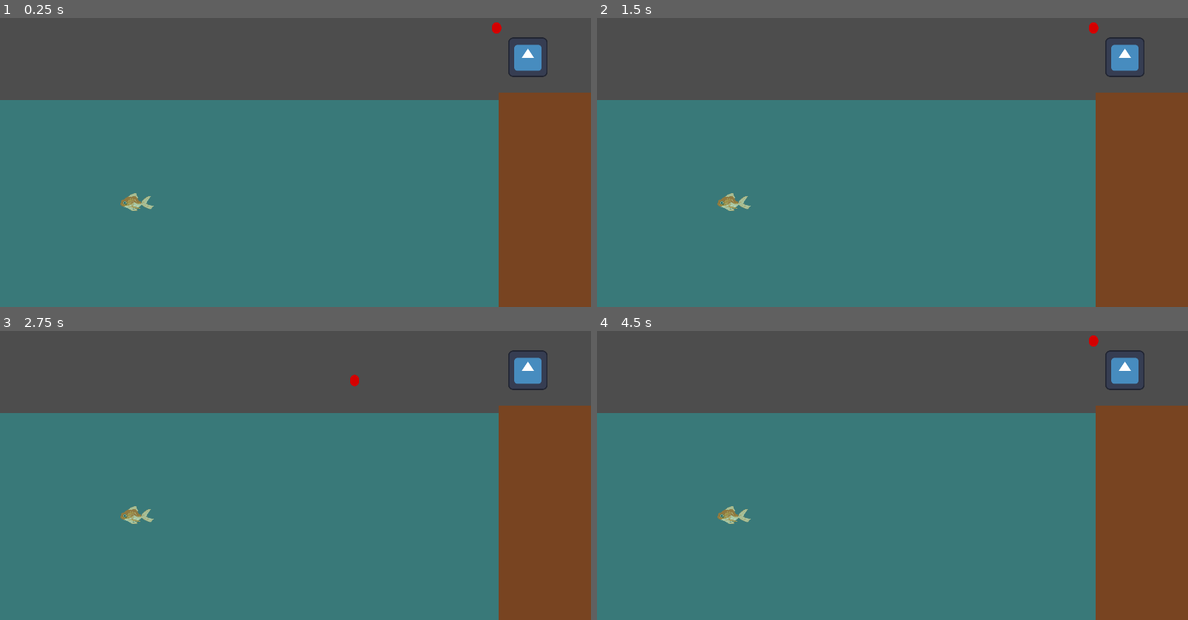
Above: before the commit, frames 1-4 (two rows, left to right).
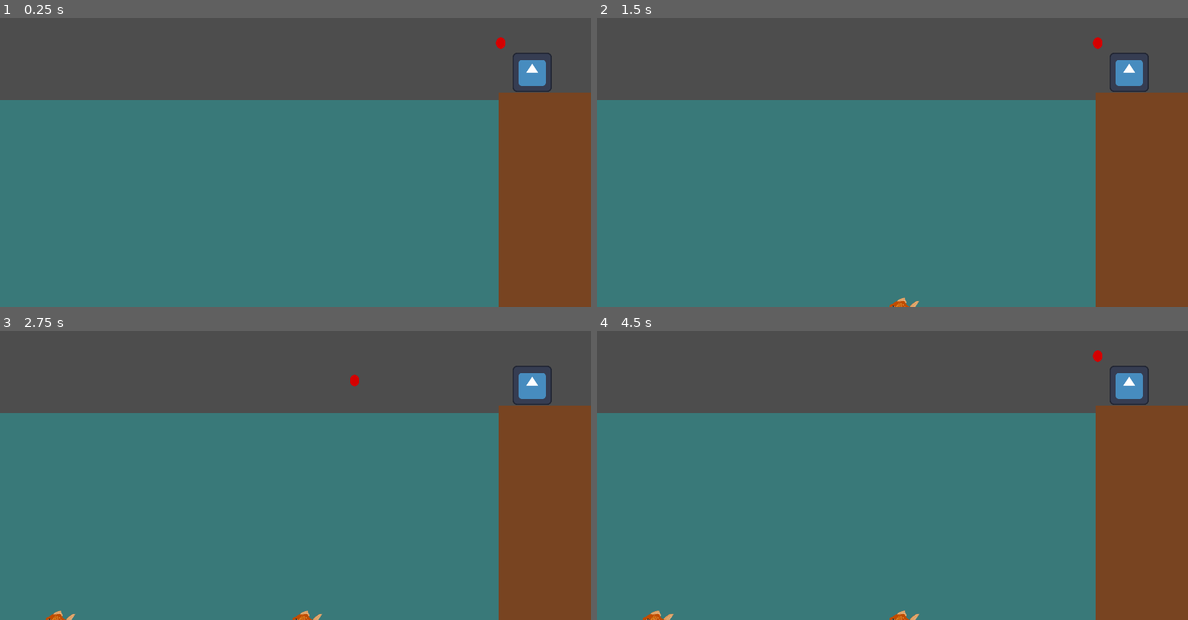
Above: after the commit, the same moments.

Repository: RajwolChapagain/Fishing-Mini-Game
Game: Godot game, scene res://main.tscn
Two runs of this game, one before a commit and one after it. Both use one fixed random seed, a clock stepped at 60 frames per second and the inputs below. The engine's default icon, where the game draws it, is replaced by a stand-in: a white triangle on a blue panel in a dark square.
Inputs (mouse positions are in pixels of both pictures, inside the frame that each line leads up to):
- Up to frame 1 (0.25 s): no input
- Up to frame 2 (1.5 s): tap Enter at 0.5 s; move the mouse to (1022, 124) at 0.52 s; press the mouse at (1022, 124) at 0.53 s; tap Space at 1.25 s; move the mouse to (774, 156) at 1.27 s; release the mouse at (774, 156) at 1.28 s; click (774, 156) at 1.35 s
- Up to frame 3 (2.75 s): tap Enter at 2 s; move the mouse to (354, 380) at 2.02 s; press the mouse at (354, 380) at 2.03 s
- Up to frame 4 (4.5 s): tap Space at 2.75, 4.25 s; move the mouse to (862, 518) at 2.77 s; release the mouse at (862, 518) at 2.78 s; click (862, 518) at 2.85 s; tap Enter at 3.5 s; move the mouse to (1069, 504) at 3.52 s; press the mouse at (1069, 504) at 3.53 s; move the mouse to (715, 403) at 4.27 s; release the mouse at (715, 403) at 4.28 s; click (715, 403) at 4.35 s

The runs differ from the first frame. In frame 1, 1.0% of the frame differs, in the area x 20-94%, y 1-67%; in frame 2, 1.1%; in frame 3, 1.1%; in frame 4, 1.2%, in the area x 7-94%, y 1-100%.

Commit message:
Make spawner spawn fish

Diff:
--- a/Spawner.gd
+++ b/Spawner.gd
@@ -1,4 +1,13 @@
 extends Timer
 
-@export var fishes : Array[PackedScene] ##Contains small and medium fish
+@export var fishes : Array[PackedScene]
 @export var big_fish_scene : PackedScene
+
+
+func _on_timeout():
+	if fishes.size() != 0:
+		var fish = fishes[0].instantiate()
+
+		$Path2D/PathFollow2D.progress_ratio = randf()
+		fish.global_position = $Path2D/PathFollow2D.global_position
+		add_child(fish)
--- a/fish.gd
+++ b/fish.gd
@@ -20,7 +20,6 @@
 
 func _on_vision_radius_area_entered(area):
 	if area.name == "Bobber":
-		print("Fish sees Bobber")
 		target = area.global_position
 
 func _on_move_timer_timeout():
--- a/fish.tscn
+++ b/level1/fish.tscn
@@ -1,7 +1,7 @@
 [gd_scene load_steps=5 format=3 uid="uid://bvawk2vpl1hjl"]
 
-[ext_resource type="Script" path="res://fish.gd" id="1_grt64"]
-[ext_resource type="Texture2D" uid="uid://bcp43dkirynbp" path="res://goldfish_L1.png" id="2_ge7u8"]
+[ext_resource type="Script" path="res://fish.gd" id="1_6mocm"]
+[ext_resource type="Texture2D" uid="uid://bcp43dkirynbp" path="res://level1/goldfish_L1.png" id="2_edqwc"]
 
 [sub_resource type="RectangleShape2D" id="RectangleShape2D_o181e"]
 size = Vector2(116, 36)
@@ -10,10 +10,10 @@
 radius = 246.002
 
 [node name="Fish" type="Area2D"]
-script = ExtResource("1_grt64")
+script = ExtResource("1_6mocm")
 
 [node name="Sprite2D" type="Sprite2D" parent="."]
-texture = ExtResource("2_ge7u8")
+texture = ExtResource("2_edqwc")
 
 [node name="CollisionShape2D" type="CollisionShape2D" parent="."]
 shape = SubResource("RectangleShape2D_o181e")
--- /dev/null
+++ b/level1/level_1.tscn
@@ -0,0 +1,24 @@
+[gd_scene load_steps=7 format=3 uid="uid://cx5igyfx4u2f1"]
+
+[ext_resource type="PackedScene" uid="uid://bdoobp6pin4av" path="res://fisherman.tscn" id="1_ocq0r"]
+[ext_resource type="PackedScene" uid="uid://cbcq0n8bkwkaw" path="res://spawner.tscn" id="2_wguwc"]
+[ext_resource type="PackedScene" uid="uid://bvawk2vpl1hjl" path="res://level1/fish.tscn" id="3_6kv6m"]
+[ext_resource type="Texture2D" uid="uid://c83khtkssquwj" path="res://level1/shore.svg" id="3_hdq74"]
+[ext_resource type="PackedScene" uid="uid://5b6n7j5d3m51" path="res://level1/medium_fish_l_1.tscn" id="3_oefr3"]
+[ext_resource type="Texture2D" uid="uid://bwl1p2mgpb74" path="res://level1/water.svg" id="4_fjsdl"]
+
+[node name="Level1" type="Node2D"]
+
+[node name="Fisherman" parent="." instance=ExtResource("1_ocq0r")]
+position = Vector2(1729, 318)
+
+[node name="Spawner" parent="." instance=ExtResource("2_wguwc")]
+fishes = Array[PackedScene]([ExtResource("3_6kv6m"), ExtResource("3_oefr3")])
+
+[node name="Shore" type="Sprite2D" parent="."]
+position = Vector2(1770, 732)
+texture = ExtResource("3_hdq74")
+
+[node name="Water" type="Sprite2D" parent="."]
+position = Vector2(810, 744)
+texture = ExtResource("4_fjsdl")
--- /dev/null
+++ b/level1/medium_fish_l_1.tscn
@@ -0,0 +1,9 @@
+[gd_scene load_steps=3 format=3 uid="uid://5b6n7j5d3m51"]
+
+[ext_resource type="PackedScene" uid="uid://bvawk2vpl1hjl" path="res://level1/fish.tscn" id="1_xku44"]
+[ext_resource type="Texture2D" uid="uid://blq4ilfeo8h10" path="res://level1/fish.svg" id="2_yd8nx"]
+
+[node name="MediumFishL1" instance=ExtResource("1_xku44")]
+
+[node name="Sprite2D" parent="." index="0"]
+texture = ExtResource("2_yd8nx")
--- a/main.gd
+++ b/main.gd
@@ -1,3 +1,3 @@
 extends Node2D
 
-@onready var water_level = $Water.global_position.y - $Water.texture.get_height() / 2
+@onready var water_level = $Level1/Water.global_position.y - $Level1/Water.texture.get_height() / 2
--- a/main.tscn
+++ b/main.tscn
@@ -1,24 +1,9 @@
-[gd_scene load_steps=6 format=3 uid="uid://c2cb00obmhn3l"]
+[gd_scene load_steps=3 format=3 uid="uid://c2cb00obmhn3l"]
 
-[ext_resource type="PackedScene" uid="uid://bdoobp6pin4av" path="res://fisherman.tscn" id="1_dtfvh"]
 [ext_resource type="Script" path="res://main.gd" id="1_ptxyt"]
-[ext_resource type="PackedScene" uid="uid://bvawk2vpl1hjl" path="res://fish.tscn" id="2_yn54d"]
-[ext_resource type="Texture2D" uid="uid://c83khtkssquwj" path="res://shore.svg" id="3_55j4r"]
-[ext_resource type="Texture2D" uid="uid://bwl1p2mgpb74" path="res://water.svg" id="4_0fkf5"]
+[ext_resource type="PackedScene" uid="uid://cx5igyfx4u2f1" path="res://level1/level_1.tscn" id="2_22qe4"]
 
 [node name="Main" type="Node2D"]
 script = ExtResource("1_ptxyt")
 
-[node name="Fisherman" parent="." instance=ExtResource("1_dtfvh")]
-position = Vector2(1715, 269)
-
-[node name="Fish" parent="." instance=ExtResource("2_yn54d")]
-position = Vector2(443, 740)
-
-[node name="Shore" type="Sprite2D" parent="."]
-position = Vector2(1770, 732)
-texture = ExtResource("3_55j4r")
-
-[node name="Water" type="Sprite2D" parent="."]
-position = Vector2(810, 744)
-texture = ExtResource("4_0fkf5")
+[node name="Level1" parent="." instance=ExtResource("2_22qe4")]
--- a/spawner.tscn
+++ b/spawner.tscn
@@ -1,7 +1,22 @@
-[gd_scene load_steps=2 format=3 uid="uid://cbcq0n8bkwkaw"]
+[gd_scene load_steps=3 format=3 uid="uid://cbcq0n8bkwkaw"]
 
 [ext_resource type="Script" path="res://Spawner.gd" id="1_sdhx6"]
 
+[sub_resource type="Curve2D" id="Curve2D_pp1gp"]
+_data = {
+"points": PackedVector2Array(0, 0, 0, 0, 1927, 1121, 0, 0, 0, 0, -45, 1112, 0, 0, 0, 0, -46, 572)
+}
+point_count = 3
+
 [node name="Spawner" type="Timer"]
-wait_time = 5.0
+autostart = true
 script = ExtResource("1_sdhx6")
+
+[node name="Path2D" type="Path2D" parent="."]
+curve = SubResource("Curve2D_pp1gp")
+
+[node name="PathFollow2D" type="PathFollow2D" parent="Path2D"]
+position = Vector2(1927, 1121)
+rotation = -3.13703
+
+[connection signal="timeout" from="." to="." method="_on_timeout"]
Renamed: fish.svg -> level1/fish.svg
Not shown, changed: level1/fish.svg.import
Renamed: goldfish_L1.png -> level1/goldfish_L1.png
Not shown, changed: level1/goldfish_L1.png.import
Renamed: shore.svg -> level1/shore.svg
Not shown, changed: level1/shore.svg.import
Renamed: water.svg -> level1/water.svg
Not shown, changed: level1/water.svg.import
